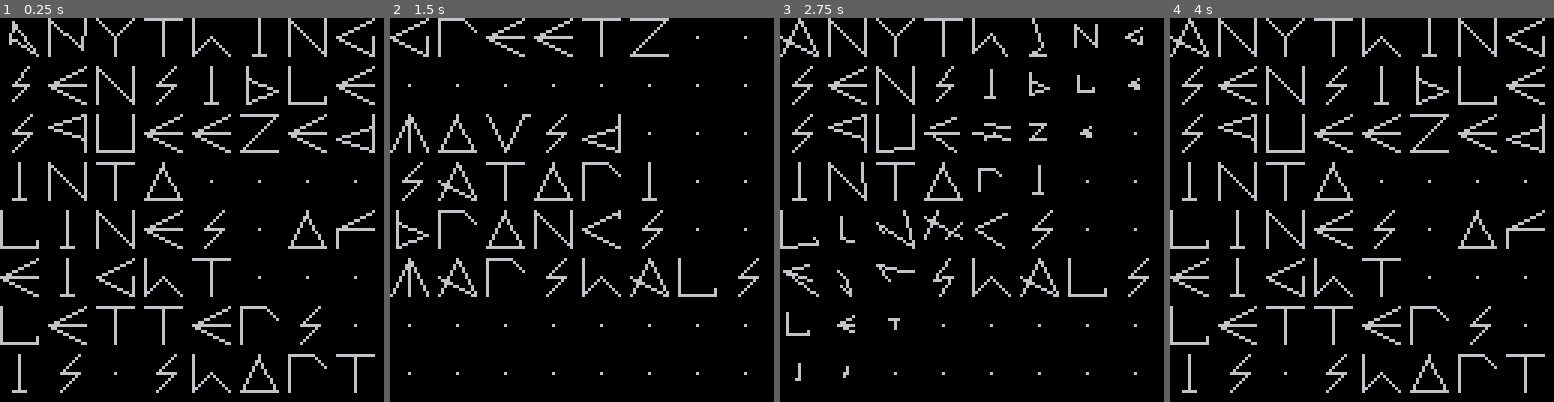
Above: before the commit, frames 1-4 (left to right).
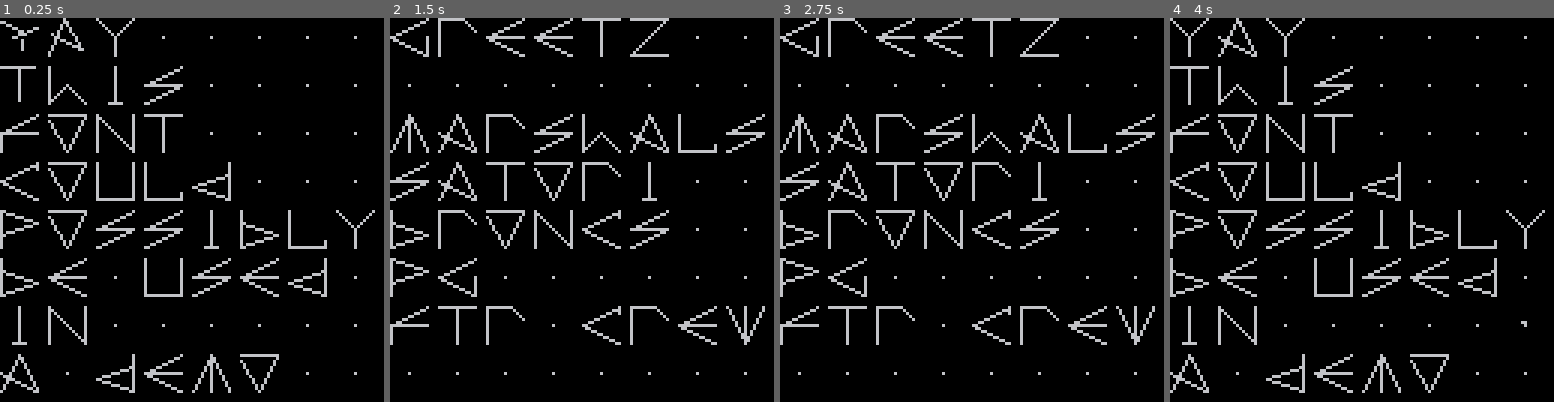
Above: after the commit, the same moments.

Repository: adam-sporka/pico-8-projects
Game: PICO-8 cartridge incomplete/letters.p8
The game is run twice, just before and just after one commit, with the same random seed, the same clock (stepped at 60 frames per second) and the same inputs.
Inputs:
- Up to frame 1 (0.25 s): no input
- Up to frame 2 (1.5 s): no input
- Up to frame 3 (2.75 s): no input
- Up to frame 4 (4 s): no input

The runs differ from the first frame. In frame 1, 13% of the frame differs, in the area x 0-98%, y 0-98%; in frame 2, 5.8%; in frame 3, 10%; in frame 4, 13%.

Commit message:
Three-Segment Letters (shapes)

Diff:
--- a/incomplete/letters.p8
+++ b/incomplete/letters.p8
@@ -65,14 +65,14 @@
 
 function slide_1()
 	txt={}
-	txt[1]="anything"
-	txt[2]="sensible"
-	txt[3]="squeezed"
-	txt[4]="into    "
-	txt[5]="lines of"
-	txt[6]="eight   "
-	txt[7]="letters "
-	txt[8]="is short"
+	txt[1]="yay     "
+	txt[2]="this    "
+	txt[3]="font    "
+	txt[4]="could   "
+	txt[5]="possibly"
+	txt[6]="be used "
+	txt[7]="in      "
+	txt[8]="a demo  "
 	slides[1]=txt
 end
 
@@ -80,11 +80,11 @@
 	txt={}
 	txt[1]="greetz  "
 	txt[2]="        "
-	txt[3]="movsd   "
+	txt[3]="marshals"
 	txt[4]="satori  "
 	txt[5]="broncs  "
-	txt[6]="marshals"
-	txt[7]="        "
+	txt[6]="pg      "
+	txt[7]="ftr crew"
 	txt[8]="        "
 	slides[2]=txt
 end
@@ -140,7 +140,7 @@
 	for i=1,#s1 do
 		c1=sub(s1,i,i)
 		c2=sub(s2,i,i)
-		step=step_function(12,p+i/5,t)
+		step=step_function(16,p+i/5,t)
 		morph_letter(x,y,s,c1,c2,step)
 		x+=s*8
 	end
@@ -159,18 +159,18 @@
 end
 
 __gfx__
-00000000000200000100000000000020000000100000001000000010000000101000000000010000000000101000000010000000000f00002000004000010000
-00000000000000000000000000000010000000000000000000000000000000000000000000000000000000000000000000000000000000000000000000040000
-00700700000000000400000000000000000000400000000000000000000000000000000000000000000000000000000000000000000000000000000000000000
+00000000000200001000000000000020000000100000001000000010000000101000000000010000000000101000000010000000000f00002000004010000020
+00000000000000000000000000000010000000000000000000000000000000000000000000000000000000000000000000000000000000000000000040000000
+00700700000000004000000000000000000000400000000000000000000000000000000000000000000000000000000000000000000000000000000000000000
 0007700040000000000000003000000000000000f0000020f0000020200000400003000000000000000000000000002000000000000000000000000000000000
-00077000000000000000003000000000300000000000000000000000000000000000000000000000000000200000000000000000000000000000000000000000
-00700700000000000000000000000000000000000000000000000000000000000000000000000000000000000000000000000040000000000000000000000000
-0000000010000030020000000000004000000020000000303000000000000030200000400032400000403000f000003020000030100200301000003020000030
+00077000000000000000003000000000300000000000000000000000000000000000000000000000000000000000000000000000000000000000000000000000
+00700700000000000000000000000000000000000000000000000000000000000000000000000000400000200000000000000040000000000000000000000000
+0000000010000030200000000000004000000020000000303000000000000030200000400032400000030000f000003020000030100200301000003000030000
 00000000000000000000000000000000000000000000000000000000000000000000000000000000000000000000000000000000000000000000000000000000
-20000000000000202000300000000100100300201000004010000034100200301000004010000020100000200000000000000000000000000000000000000000
+20000000000000202000300000000010100300201000004010000034100200301000004010000020100000200000000000000000000000000000000000000000
 00000000000000000000000000000000000000000000000000000000000000000000000000000000000000000000000000000000000000000000000000000000
 00000030300000000000004000000000000000000000000000000000000000000000000000000000000000000000000000000000000000000000000000000000
-000000000000000000000000002003000000000000000000000000000000000000000000000f0000000000000000000000000000000000000000000000000000
+000000000000000000000000200000300000000000000000000000000000000000000000000f0000000000000000000000000000000000000000000000000000
 40000000000000400000000000000000000000000000000000000000000000000000000000000000000000000000000000000000000000000000000000000000
 00000000000000000000000000000000000000000000000000000000000000000000000000000000000000000000000000000000000000000000000000000000
-10000000000000101000000000400000000400002000003000020000000f00003000002000030000300000400000000000000000000000000000000000000000
+10000000000000101000000040000000000400002000003000020000000f00003000002000030000300000400000000000000000000000000000000000000000
